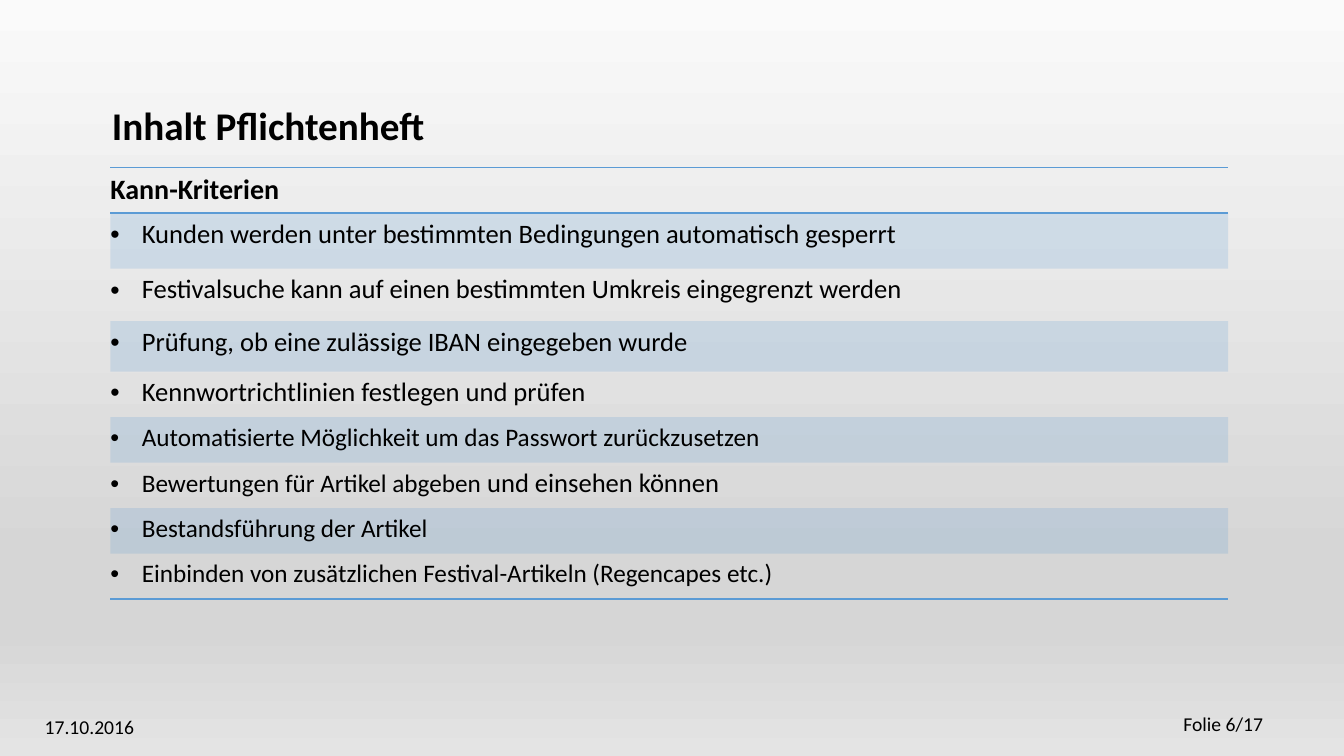
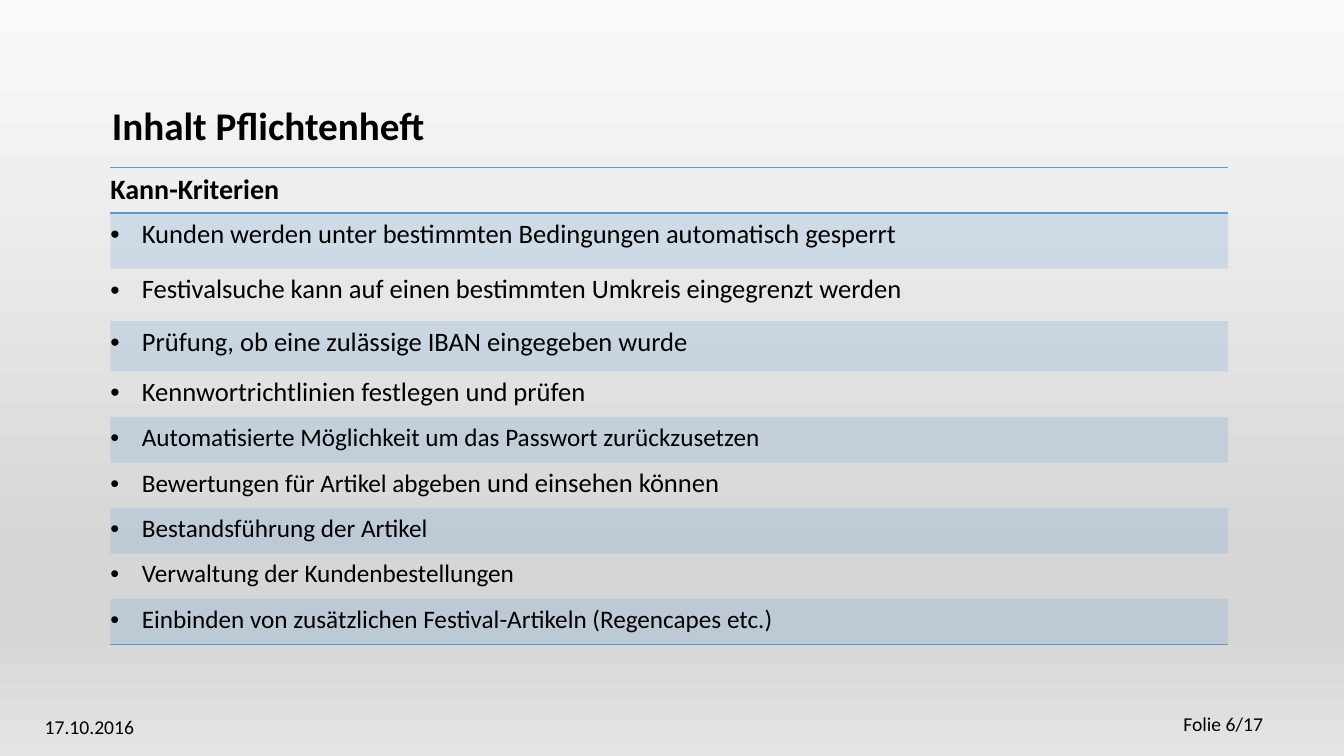
Before and after one commit to Festiva-Team/festiva_documents, a slide deck: slide 6 of Festiva.pptx. Drawn at 1344x756 pixels with LibreOffice and Linux fonts; fonts in the diff are those of the drawing. Boxes give left, top, right and bottom in pixels: in the first picture for what was removed or moved away, otherwise in the second. Text is boxed around its words. In the diff, an @@ line names an element or a change of style, - is before the commit and + after.

```diff
--- a/Festiva.pptx
+++ b/Festiva.pptx
@@ table at <box>111,167,1229,644</box> @@
+row 9: Verwaltung der Kundenbestellungen
```
Also in this commit, not shown: 1 other file.
